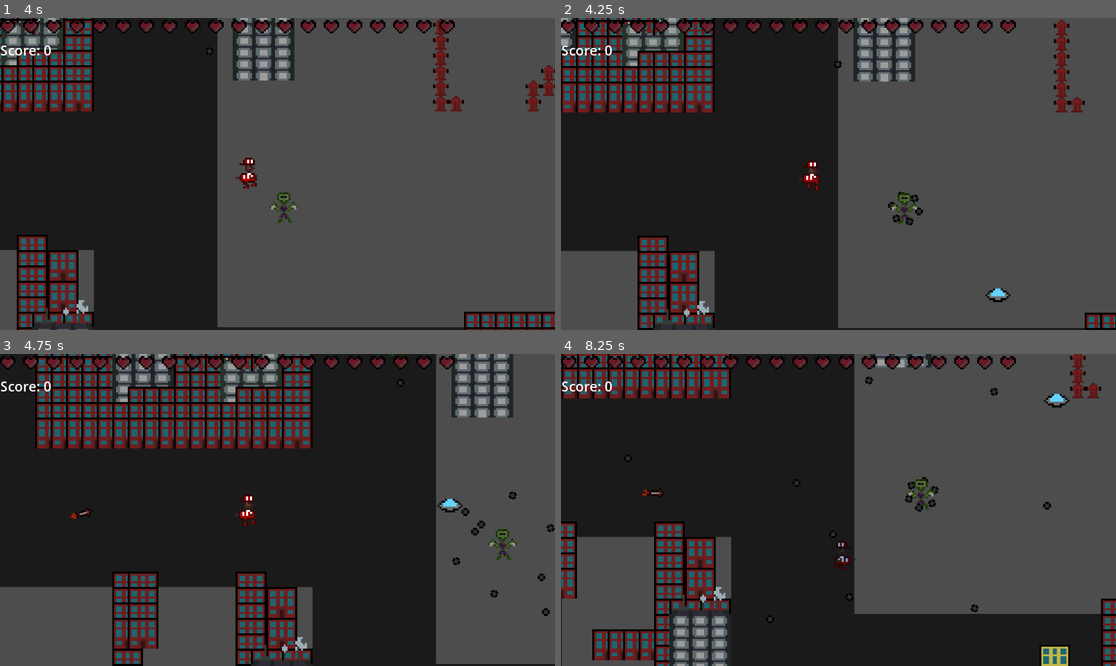
Above: before the commit, frames 1-4 (two rows, left to right).
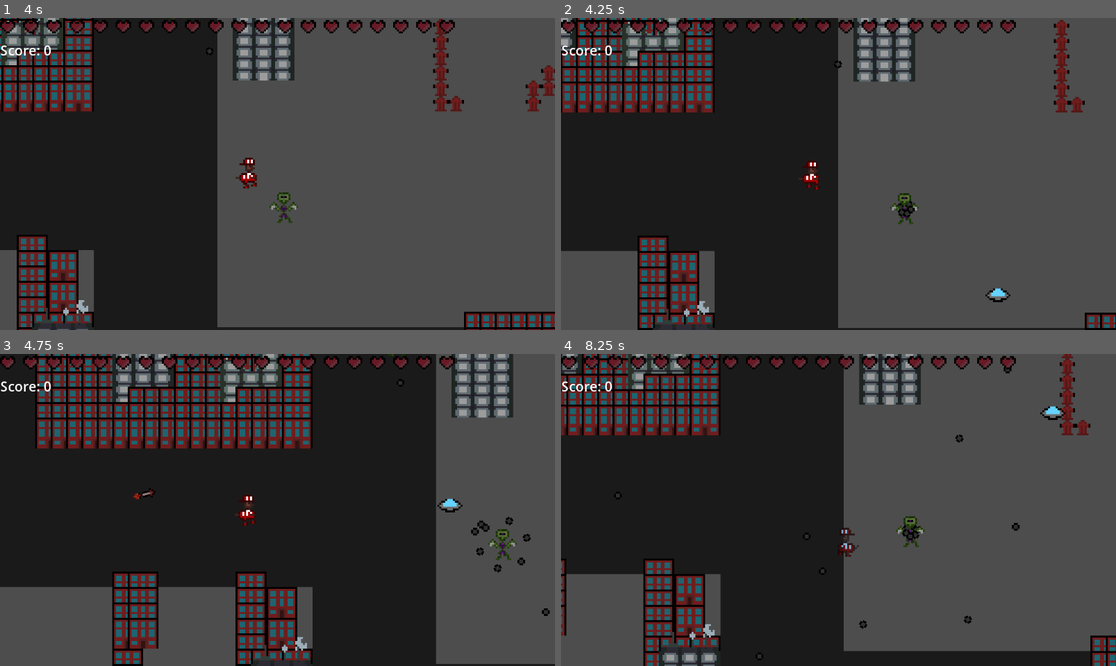
Above: after the commit, the same moments.

Repository: Lila-Kuhlt/Close-Encounters-of-the-Jeff-Kind
Game: Godot game, scene res://scenes/UI/TitleScreen.tscn
The game is run twice, just before and just after one commit, with the same random seed, the same clock (stepped at 60 frames per second) and the same inputs.
Inputs:
- Up to frame 1 (4 s): hold D (right) 0.53-1.28 s; tap Space (dash) every 0.75 s from 0.6 to 3.6 s; hold S (down) 1.28-2.03 s; hold D (right) 2.03-2.78 s; hold W (up) 2.78-3.53 s; hold A (left) from 3.53 s (still down)
- Up to frame 2 (4.25 s): keep holding A (left)
- Up to frame 3 (4.75 s): keep holding A (left); tap Space (dash) at 4.35 s
- Up to frame 4 (8.25 s): release A (left) at 5.03 s; hold S (down) 5.03-5.78 s; tap Space (dash) every 0.75 s from 5.1 to 8.1 s; hold D (right) 5.78-6.53 s; hold W (up) 6.53-7.28 s; hold D (right) 7.28-8.03 s; hold S (down) from 8.03 s (still down)

Frame 1 is identical in both runs. In frame 2, 0.2% of the frame differs, in the area x 58-66%, y 55-67%; in frame 3, 0.4%; in frame 4, 27%, in the area x 0-100%, y 0-100%.

Commit message:
Fix custom speed for bullets

Diff:
--- a/godot/scenes/bullets/CircleBullet.tscn
+++ b/godot/scenes/bullets/CircleBullet.tscn
@@ -5,4 +5,4 @@
 
 [node name="CircleBullet" instance=ExtResource("1_hdywy")]
 script = ExtResource("2_b1nk4")
-SPEED = 10.0
+speed = 10.0
--- a/godot/scenes/bullets/HomingBullet.tscn
+++ b/godot/scenes/bullets/HomingBullet.tscn
@@ -48,7 +48,7 @@
 
 [node name="HomingBullet" instance=ExtResource("1_bery2")]
 script = ExtResource("2_cnx2s")
-SPEED = 50.0
+speed = 50.0
 
 [node name="Sprite2D" parent="." index="0"]
 texture = ExtResource("3_32y20")
